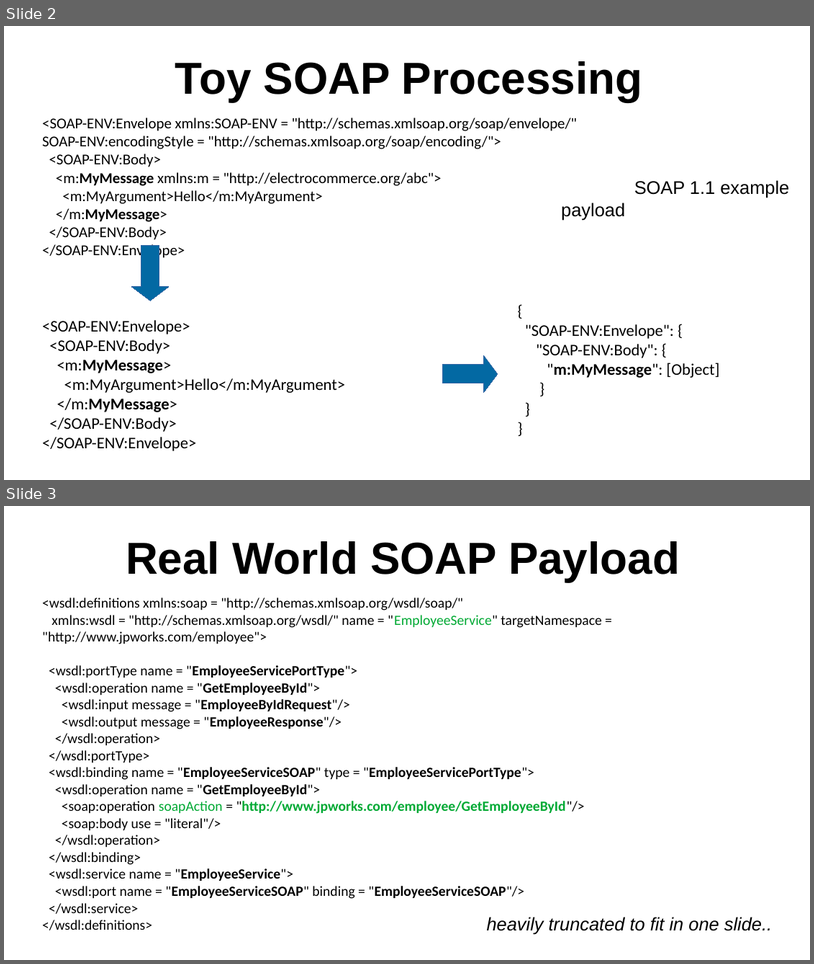
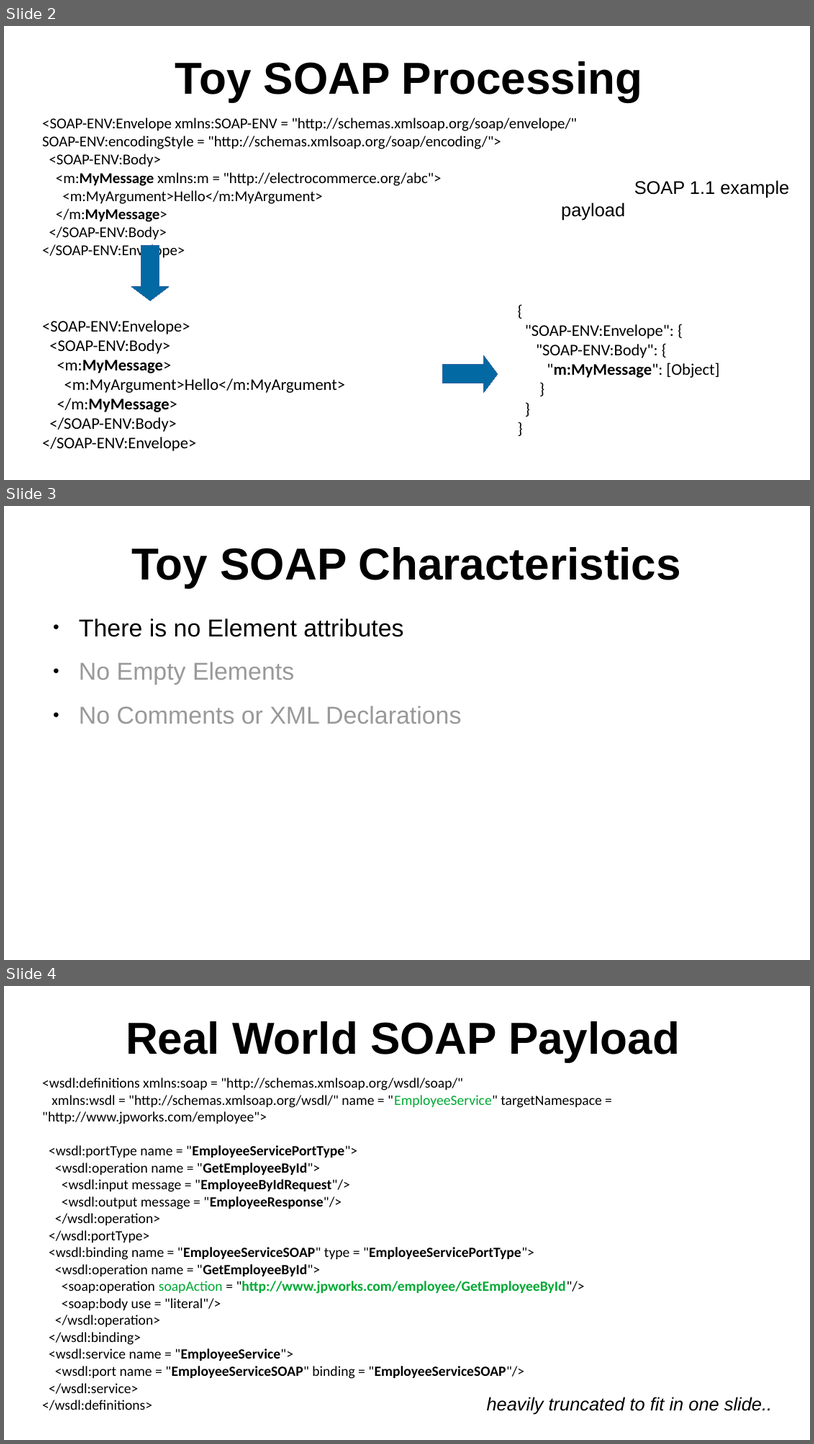
Before and after one commit to sergueik/springboot_study, a slide deck: basic-purejs-xml-parser/Painless Script for Ingesting SOAP Action from SOAP Payload.odp. Shown one above the other, each under a label of ours: slides 2 and 3 before the commit, slides 2, 3 and 4 after it. The pictures are 814x964 and 814x1444 pixels, drawn with LibreOffice and Linux fonts; fonts in the diff are those of the drawing. Boxes give left, top, right and bottom in pixels: in the first picture for what was removed or moved away, otherwise in the second. Text is boxed around its words. In the diff, an @@ line names an element or a change of style, - is before the commit and + after.

Commit message:
intermediate revision - fixed processing of array of XML elements, updated slides, moved painless scripts to subdirectory

```diff
--- a/basic-purejs-xml-parser/Painless Script for Ingesting SOAP Action from SOAP Payload.odp
+++ b/basic-purejs-xml-parser/Painless Script for Ingesting SOAP Action from SOAP Payload.odp
@@ slide 3 added at [4,506,810,960], background #FFFFFF @@
@@ title added at [132,547,682,587], 44 pt, text #000000, bold @@
+Toy SOAP Characteristics
@@ text added at [79,618,461,723], 24 pt, text #999999 @@
+● There is no Element attributes
+● No Empty Elements
+● No Comments or XML Declarations
@@ what was slide 3 is now slide 4 @@
```
Also in this commit, not shown: 14 other files.
